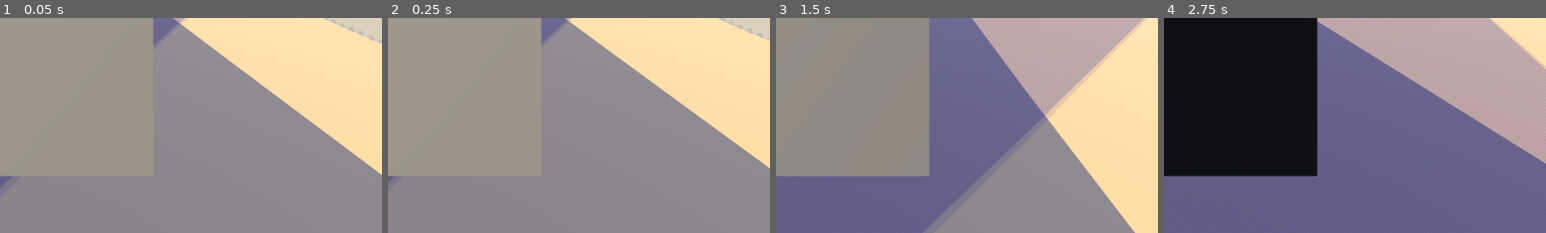
Above: before the commit, frames 1-4 (left to right).
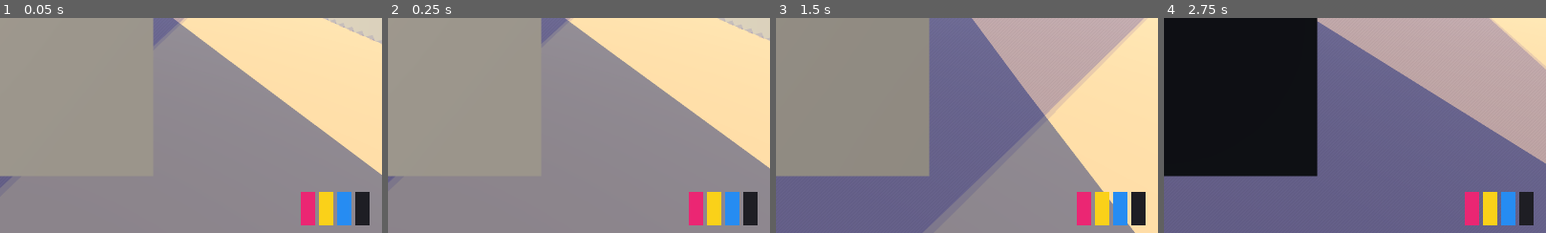
Above: after the commit, the same moments.

Repository: negoatapp-cyber/TRACE
Game: Godot game, scene res://scenes/lauriers.tscn
Same seed, same stepped clock (60 frames per second), same inputs: the game is played once before the commit and once after it.
Inputs (mouse positions are % of the whole screen's width and height, from its top left):
- Up to frame 1 (0.05 s): no input
- Up to frame 2 (0.25 s): no input
- Up to frame 3 (1.5 s): tap Enter at 0.5 s; move the mouse to (55, 50) at 0.52 s; hold G (graff) 0.53-1.28 s; hold W (move_forward) from 0.53 s (still down); click (55, 50) at 0.67 s; tap Space (jump) at 0.77 s; tap C (graff_color) at 0.8, 1.35 s; move the mouse to (45, 50) at 1.27 s
- Up to frame 4 (2.75 s): keep holding W (move_forward); tap Space (jump) at 1.52 s; tap Shift (push) at 1.55 s; move the mouse to (52, 48) at 2.02 s; hold Shift (push) from 2.03 s (still down); tap F (fouiller, bound only after the commit) at 2.3 s
The pictures show only the part of the screen within x 50-100%, y 49-99%; the shares and areas given below are measured in that part.

The runs differ from the first frame. In frame 1, 2.3% of the frame differs, in the area x 78-97%, y 80-97%; in frame 2, 2.3%; in frame 3, 2.3%; in frame 4, 2.3%.

Commit message:
J1 : Loums goofy sur la planche, poussée au pied, planche portée ; bombes à réserve, conteneur ; lettrage LOUMS en couches
- Pieds posés sur la planche par cinématique inverse (TwoBoneIK3D), profil goofy,
  poussée en coups de pied successifs, inclinaison dans les virages.
- À pied, la planche est portée à la main droite.
- Quatre bombes à réserve ; recharge au conteneur derrière la grande barre (F).
- Lettrage LOUMS selon les règles de Louma : tag ; flop = fond/contour/surcontour ;
  pièce = fond/contour/lights/surcontour + signature. Images en local seulement.

Co-Authored-By: Claude Opus 5.5 <noreply@anthropic.com>
Claude-Session: https://claude.ai/code/session_014E2dCjxvrNHpEzHYuDe4HQ

Diff:
--- a/scripts/graffiti.gd
+++ b/scripts/graffiti.gd
@@ -1,16 +1,29 @@
 extends Node3D
 ## Le graffiti. À pied, face à un mur, on maintient G :
 ##   0,8 s = un tag · 3 s = un flop · 7 s = une pièce. Plus c'est long, plus c'est gros — et plus on s'expose.
-## C change de couleur. Les murs gardent leurs graffitis d'une partie à l'autre.
+## C change de bombe (quatre à la ceinture, une couleur chacune). Chaque bombe se vide :
+## un tag prend peu, une pièce beaucoup. Pour en avoir d'autres, il faut aller au
+## conteneur derrière la grande barre et fouiller (F). Les murs et les bombes sont sauvegardés.
 ## (Le temps passé immobile face au mur servira plus tard au risque d'être vu.)
 
 const SAUVEGARDE := "user://graffitis.json"
+## Le vrai lettrage de Loums, tiré des photos de Louma (gardé en local, hors du dépôt public).
+## S'il manque, on retombe sur une police simple.
+const LETTRAGE := "res://assets/graffitis/"
+const LARGEUR := {"tag": 0.75, "flop": 2.0, "piece": 3.6}   ## largeur sur le mur (m)
 const PORTEE := 2.2
 const PALIERS := [["tag", 0.8], ["flop", 3.0], ["piece", 7.0]]
 const COULEURS := [Color(0.92, 0.15, 0.45), Color(0.12, 0.12, 0.14), Color(0.95, 0.95, 0.92), Color(0.15, 0.55, 0.95), Color(0.98, 0.82, 0.10), Color(0.25, 0.75, 0.35), Color(0.80, 0.15, 0.15), Color(0.55, 0.30, 0.80)]
 
 @export var blaze := "LOUMS"
 
+## Ce que coûte chaque taille, en part d'une bombe pleine.
+const COUT := {"tag": 0.06, "flop": 0.25, "piece": 0.6}
+const PORTEE_CONTENEUR := 3.5
+
+var ceinture := [0, 4, 3, 1]        ## couleurs des quatre bombes (indices dans COULEURS)
+var reserve := [1.0, 1.0, 1.0, 1.0]  ## peinture restante dans chaque bombe (0 → 1)
+var bombe := 0                       ## bombe en main
 var couleur := 0
 var tenue := 0.0
 var poses: Array = []       # tout ce qui est sur les murs (sauvegardé)
@@ -21,6 +34,8 @@
 var _barre: ProgressBar
 var _pastille: ColorRect
 var _cible := {}
+var _jauges: HBoxContainer
+var _textures := {}
 
 
 func _ready() -> void:
@@ -33,12 +48,20 @@
 	if _joueur == null:
 		return
 	if Input.is_action_just_pressed("graff_color"):
-		couleur = (couleur + 1) % COULEURS.size()
-		_pastille.color = COULEURS[couleur]
+		bombe = (bombe + 1) % ceinture.size()
+	couleur = ceinture[bombe]
+	_pastille.color = COULEURS[couleur]
+	if Input.is_action_just_pressed("fouiller") and _conteneur_proche():
+		_fouiller()
 	_cible = _mur_devant()
 	var peut := not _cible.is_empty() and _joueur.mode == Player.Mode.WALK and _joueur.is_on_floor()
-	if peut and Input.is_action_pressed("graff"):
+	if peut and Input.is_action_pressed("graff") and reserve[bombe] >= COUT["tag"]:
 		tenue += delta
+		# On ne peut pas dépasser ce que la bombe contient encore.
+		for e in PALIERS:
+			if reserve[bombe] < COUT[e[0]]:
+				tenue = minf(tenue, e[1] - 0.01)
+				break
 		if tenue >= PALIERS[2][1] + 0.4:
 			_poser()
 	elif tenue > 0.0:
@@ -80,6 +103,7 @@
 	n.y = 0.0
 	n = n.normalized()
 	var p: Vector3 = _cible.position
+	reserve[bombe] = maxf(0.0, reserve[bombe] - COUT[type])
 	var g := {
 		"t": type, "c": couleur, "b": blaze,
 		"x": p.x, "y": _joueur.global_position.y, "z": p.z,
@@ -90,9 +114,73 @@
 	_sauver()
 
 
+func _texture(nom: String) -> Texture2D:
+	if not _textures.has(nom):
+		var chemin := ProjectSettings.globalize_path(LETTRAGE + nom + ".png")
+		var tex: Texture2D = null
+		if FileAccess.file_exists(chemin):
+			var img := Image.load_from_file(chemin)
+			if img:
+				img.generate_mipmaps()
+				tex = ImageTexture.create_from_image(img)
+		_textures[nom] = tex
+	return _textures[nom]
+
+
+func _calque(tex: Texture2D, largeur: float, teinte: Color, ordre: int) -> Sprite3D:
+	var sp := Sprite3D.new()
+	sp.texture = tex
+	sp.pixel_size = largeur / tex.get_width()
+	sp.modulate = teinte
+	sp.shaded = false
+	sp.double_sided = false
+	sp.texture_filter = BaseMaterial3D.TEXTURE_FILTER_LINEAR_WITH_MIPMAPS
+	sp.render_priority = ordre
+	sp.position = Vector3(0, 0, ordre * 0.0015)
+	sp.cast_shadow = GeometryInstance3D.SHADOW_CASTING_SETTING_OFF
+	return sp
+
+
+## Le graffiti dans le style du jeu : les formes des lettres de Loums (tirées de ses photos),
+## rendues en aplats avec un trait d'encre. Les couleurs viennent des bombes.
+const ENCRE := Color(0.10, 0.07, 0.12)
+func _dessiner_lettrage(g: Dictionary) -> Node3D:
+	var c: Color = COULEURS[int(g.c) % COULEURS.size()]
+	var autre: Color = COULEURS[(int(g.c) + 3) % COULEURS.size()]
+	var couches := []
+	# Règle du graffiti : fond, contour (sombre ou clair selon le fond), lights, surcontour.
+	var contour := ENCRE if c.get_luminance() > 0.35 else Color(0.97, 0.96, 0.92)
+	match g.t:
+		"tag":
+			couches = [["tag", c]]
+		"flop":
+			couches = [["flop_surcontour", autre], ["flop_contour", contour], ["flop_fond", c], ["flop_encre", ENCRE]]
+		"piece":
+			couches = [["piece_surcontour", autre], ["piece_contour", contour], ["piece_fond", c], ["piece_lights", Color(1, 0.99, 0.95)],
+				["piece_encre", ENCRE], ["piece_signature", contour]]
+	var racine := Node3D.new()
+	var k := 0
+	for couche in couches:
+		var t := _texture(couche[0])
+		if t == null:
+			racine.free()
+			return null
+		racine.add_child(_calque(t, LARGEUR[g.t], couche[1], k))
+		k += 1
+	return racine
+
+
 func _dessiner(g: Dictionary) -> void:
 	var n := Vector3(g.nx, 0, g.nz)
 	var c: Color = COULEURS[int(g.c) % COULEURS.size()]
+	var vrai := _dessiner_lettrage(g)
+	if vrai:
+		var h: float = {"tag": 1.45, "flop": 1.5, "piece": 1.8}[g.t]
+		vrai.transform = Transform3D(Basis.looking_at(-n, Vector3.UP).rotated(n, float(g.a)), Vector3(g.x, float(g.y) + h, g.z) + n * 0.035)
+		vrai.name = "Graff_" + str(g.t)
+		add_child(vrai, true)
+		compte[g.t] = int(compte.get(g.t, 0)) + 1
+		return
 	var haut := 1.25
 	var l := Label3D.new()
 	l.text = str(g.b)
@@ -136,16 +224,41 @@
 	compte[g.t] = int(compte.get(g.t, 0)) + 1
 
 
+func _conteneur_proche() -> Node3D:
+	for c in get_tree().get_nodes_in_group("conteneur"):
+		var n := c as Node3D
+		var local := n.to_local(_joueur.global_position)
+		if absf(local.x) < 1.22 + PORTEE_CONTENEUR * 0.5 and absf(local.z) < 3.03 + PORTEE_CONTENEUR * 0.5:
+			return n
+	return null
+
+
+## Au conteneur : quatre bombes pleines, de nouvelles couleurs.
+func _fouiller() -> void:
+	var depart: int = (int(ceinture[0]) + 1) % COULEURS.size()
+	for i in ceinture.size():
+		ceinture[i] = (depart + i * 2) % COULEURS.size()
+		reserve[i] = 1.0
+	_joueur.skate.last_event = "Quatre bombes pleines"
+	_sauver()
+
+
 func _sauver() -> void:
 	var f := FileAccess.open(SAUVEGARDE, FileAccess.WRITE)
 	if f:
-		f.store_string(JSON.stringify(poses))
+		f.store_string(JSON.stringify({"murs": poses, "ceinture": ceinture, "reserve": reserve}))
 
 
 func _charger() -> void:
 	if not FileAccess.file_exists(SAUVEGARDE):
 		return
 	var data = JSON.parse_string(FileAccess.get_file_as_string(SAUVEGARDE))
+	if data is Dictionary:
+		if data.get("ceinture") is Array and data.ceinture.size() == 4:
+			ceinture = data.ceinture.map(func(v): return int(v))
+		if data.get("reserve") is Array and data.reserve.size() == 4:
+			reserve = data.reserve.map(func(v): return float(v))
+		data = data.get("murs", [])
 	if data is Array:
 		for g in data:
 			if g is Dictionary and g.has("t") and g.has("nx"):
@@ -176,9 +289,33 @@
 	_pastille.color = COULEURS[couleur]
 	_pastille.custom_minimum_size = Vector2(340, 6)
 	boite.add_child(_pastille)
+	# Les quatre bombes de la ceinture, en bas à droite.
+	_jauges = HBoxContainer.new()
+	_jauges.set_anchors_preset(Control.PRESET_BOTTOM_RIGHT)
+	_jauges.position = Vector2(-170, -96)
+	_jauges.add_theme_constant_override("separation", 8)
+	couche.add_child(_jauges)
+	for i in 4:
+		var fond := ColorRect.new()
+		fond.color = Color(0, 0, 0, 0.5)
+		fond.custom_minimum_size = Vector2(30, 70)
+		var plein := ColorRect.new()
+		plein.anchor_left = 0.0
+		plein.anchor_right = 1.0
+		plein.anchor_top = 1.0
+		plein.anchor_bottom = 1.0
+		fond.add_child(plein)
+		_jauges.add_child(fond)
 
 
 func _afficher(peut: bool) -> void:
+	for i in _jauges.get_child_count():
+		var fond := _jauges.get_child(i) as ColorRect
+		var plein := fond.get_child(0) as ColorRect
+		plein.color = COULEURS[ceinture[i]]
+		plein.offset_top = -70.0 * reserve[i]
+		plein.offset_bottom = 0.0
+		fond.color = Color(1, 1, 1, 0.55) if i == bombe else Color(0, 0, 0, 0.5)
 	_barre.visible = tenue > 0.0
 	_pastille.visible = peut
 	_barre.value = tenue
@@ -186,7 +323,11 @@
 		var p := _palier()
 		var noms := {"": "…", "tag": "TAG", "flop": "FLOP", "piece": "PIÈCE"}
 		_texte.text = "%s   (relâche pour poser)" % noms[p]
+	elif _conteneur_proche():
+		_texte.text = "F : fouiller le conteneur"
+	elif peut and reserve[bombe] < COUT["tag"]:
+		_texte.text = "Bombe vide   ·   C : changer   ·   conteneur derrière la grande barre"
 	elif peut:
-		_texte.text = "G : graffiti   ·   C : couleur   ·   %d tags, %d flops, %d pièces" % [compte.tag, compte.flop, compte.piece]
+		_texte.text = "G : graffiti   ·   C : bombe   ·   %d tags, %d flops, %d pièces" % [compte.tag, compte.flop, compte.piece]
 	else:
 		_texte.text = ""
--- a/scripts/input_setup.gd
+++ b/scripts/input_setup.gd
@@ -14,6 +14,7 @@
 ##   L      grind (maintenir)    bouton épaule droite
 ##   G      graffiti (maintenir) bouton épaule gauche
 ##   C      changer de couleur   croix haut
+##   F      fouiller (conteneur) croix bas
 ##   R      revenir au départ    Select
 ##   B      rendu BD / d'origine —
 ##   Échap  libérer la souris
@@ -50,6 +51,8 @@
 	_button("graff", JOY_BUTTON_LEFT_SHOULDER)
 	_key("graff_color", KEY_C)
 	_button("graff_color", JOY_BUTTON_DPAD_UP)
+	_key("fouiller", KEY_F)
+	_button("fouiller", JOY_BUTTON_DPAD_DOWN)
 	_key("reset", KEY_R)
 	_button("reset", JOY_BUTTON_BACK)
 	_key("style_bd", KEY_B)
--- a/scripts/personnage.gd
+++ b/scripts/personnage.gd
@@ -9,10 +9,24 @@
 const FICHIER := "res://assets/personnages/loums.glb"
 const TAILLE := 1.75   ## hauteur voulue du personnage (m)
 
+## Loums est goofy : pied droit devant. Sur la planche, il regarde vers sa gauche
+## (le côté gauche de la direction de roulage) ; son épaule droite ouvre la route.
+@export var goofy := true
+## Où vont les pieds sur la planche (repère de la planche : -Z = nose). Hauteur = cheville.
+const PIED_AVANT := Vector3(0.0, 0.11, -0.16)
+const PIED_ARRIERE := Vector3(0.0, 0.11, 0.20)
+const CHEVILLE := 0.10     ## hauteur de la cheville au-dessus de la semelle (m)
+
 var modele: Node3D
 var anim: AnimationPlayer
 var _clips := {}       ## "attente" / "marche" / "course" / "saut" -> nom réel de l'animation
 var _joueur: Player
+var squelette: Skeleton3D
+var ik: TwoBoneIK3D
+var cible_avant: Marker3D      ## pied avant (droit si goofy)
+var cible_arriere: Marker3D    ## pied arrière : c'est lui qui pousse
+var _poids := 0.0              ## 0 = à pied, 1 = sur la planche
+var _main_droite := -1
 
 
 func _ready() -> void:
@@ -35,6 +49,10 @@
 	anim = _trouver_animations(modele)
 	if anim:
 		_ranger_clips()
+	var sk := modele.find_children("*", "Skeleton3D", true, false)
+	if sk.size() > 0:
+		squelette = sk[0]
+		_preparer_ik()
 	for nom in ["Body", "Cap"]:
 		var n := get_parent().get_node_or_null(nom)
 		if n:
@@ -98,13 +116,68 @@
 		_clips["attente"] = _clips.get("marche", liste[0])
 
 
-func _process(_delta: float) -> void:
-	if anim == null or _joueur == null:
+## Deux jambes en cinématique inverse : les pieds vont se poser sur la planche.
+func _preparer_ik() -> void:
+	var planche := get_parent().get_node_or_null("Board") as Node3D
+	if planche == null:
+		return
+	cible_avant = Marker3D.new()
+	cible_arriere = Marker3D.new()
+	planche.add_child(cible_avant)
+	planche.add_child(cible_arriere)
+	# Les genoux pointent du côté où il regarde (sa gauche = -X de la planche si goofy).
+	var face := -1.0 if goofy else 1.0
+	var poles: Array[Marker3D] = []
+	for z in [PIED_AVANT.z, PIED_ARRIERE.z]:
+		var pole := Marker3D.new()
+		pole.position = Vector3(face * 0.9, 0.55, z * 1.6)
+		planche.add_child(pole)
+		poles.append(pole)
+	ik = TwoBoneIK3D.new()
+	ik.setting_count = 2
+	var avant := "Right" if goofy else "Left"
+	var arriere := "Left" if goofy else "Right"
+	var jambes := [[avant, cible_avant, poles[0]], [arriere, cible_arriere, poles[1]]]
+	squelette.add_child(ik)
+	for i in 2:
+		var cote: String = jambes[i][0]
+		ik.set_root_bone_name(i, "mixamorig_%sUpLeg" % cote)
+		ik.set_middle_bone_name(i, "mixamorig_%sLeg" % cote)
+		ik.set_end_bone_name(i, "mixamorig_%sFoot" % cote)
+		ik.set_target_node(i, ik.get_path_to(jambes[i][1]))
+		ik.set_pole_node(i, ik.get_path_to(jambes[i][2]))
+	ik.influence = 0.0
+	_main_droite = squelette.find_bone("mixamorig_RightHand")
+
+
+## Où est le pied arrière pendant une poussée (repère de la planche).
+## 0 → 0,25 : il quitte la planche et descend au sol, devant ;
+## 0,25 → 0,6 : il frappe le sol et glisse vers l'arrière ;
+## 0,6 → 1 : il remonte se poser sur le tail.
+func _pied_qui_pousse(t: float) -> Vector3:
+	var face := -1.0 if goofy else 1.0
+	var sol := Vector3(face * 0.16, -0.085 + CHEVILLE, 0.0)
+	var debut := sol + Vector3(0, 0, -0.05)
+	var fin := sol + Vector3(0, 0, 0.55)
+	if t < 0.25:
+		var k := t / 0.25
+		return PIED_ARRIERE.lerp(debut, k) + Vector3(0, sin(k * PI) * 0.08, 0)
+	if t < 0.6:
+		return debut.lerp(fin, (t - 0.25) / 0.35)
+	var k2 := (t - 0.6) / 0.4
+	return fin.lerp(PIED_ARRIERE, k2) + Vector3(0, sin(k2 * PI) * 0.12, 0)
+
+
+func _process(delta: float) -> void:
+	if modele == null or _joueur == null:
+		return
+	_posture(delta)
+	if anim == null:
 		return
 	var etat := "attente"
 	var v := Vector2(_joueur.velocity.x, _joueur.velocity.z).length()
 	if _joueur.mode == Player.Mode.SKATE:
-		etat = "attente"            # debout sur la planche, en attendant une vraie pose de skate
+		etat = "attente"            # le haut du corps respire ; les jambes sont tenues par l'IK
 	elif not _joueur.is_on_floor() and _clips.has("saut"):
 		etat = "saut"
 	elif v > 4.5:
@@ -120,3 +193,42 @@
 		anim.speed_scale = clampf(v / (6.2 if etat == "course" else 3.2), 0.6, 1.4)
 	else:
 		anim.speed_scale = 1.0
+
+
+## Sur la planche : de profil, pieds sur les vis, genoux fléchis, penché dans les virages.
+## À pied : la planche est portée à la main droite.
+func _posture(delta: float) -> void:
+	var skate: SkateController = _joueur.skate
+	var sur_planche: bool = _joueur.mode == Player.Mode.SKATE
+	_poids = move_toward(_poids, 1.0 if sur_planche else 0.0, delta / 0.25)
+	if ik:
+		ik.influence = _poids
+	var pousse := sur_planche and skate.push_phase >= 0.0 and not skate.in_air
+	# De profil sur la planche ; un peu plus de face quand il pousse.
+	var profil := (PI * 0.5 if goofy else -PI * 0.5) * (0.55 if pousse else 1.0)
+	rotation.y = lerp_angle(rotation.y, profil * _poids, minf(1.0, 10.0 * delta))
+	rotation.z = lerpf(rotation.z, -skate.lean * 0.18 * _poids, minf(1.0, 8.0 * delta))
+	# Monté sur la planche, un peu accroupi.
+	position.y = lerpf(0.0, 0.03, _poids)
+	if cible_avant:
+		cible_avant.position = PIED_AVANT
+		cible_arriere.position = _pied_qui_pousse(skate.push_phase) if pousse else PIED_ARRIERE
+	_porter_planche(not sur_planche)
+
+
+func _porter_planche(a_pied: bool) -> void:
+	var planche := get_parent().get_node_or_null("Board") as Node3D
+	if planche == null or squelette == null or _main_droite < 0:
+		return
+	if not a_pied:
+		return
+	planche.visible = true
+	var main: Vector3 = (squelette.global_transform * squelette.get_bone_global_pose(_main_droite)).origin
+	# Planche verticale le long de la jambe, grip contre la cuisse, tenue par le nose.
+	var vis := get_parent() as Node3D
+	var b := vis.global_basis
+	var droite := b.x.normalized()
+	var haut := b.y.normalized()
+	var avant := -b.z.normalized()
+	var base := Basis(avant, -droite, haut).orthonormalized()   # X planche, Y = normale du plateau, Z = long
+	planche.global_transform = Transform3D(base, main - haut * 0.30 + droite * 0.05)
--- a/scripts/player_controller.gd
+++ b/scripts/player_controller.gd
@@ -192,6 +192,9 @@
 ## Rotation de la planche pendant les flips (purement visuel).
 func _animate_board() -> void:
 	board.rotation = Vector3.ZERO
+	board.position = Vector3(0, 0.085, 0)
+	if mode == Mode.SKATE and not skate.in_air:
+		board.rotation.z = -skate.lean * 0.12   # la planche bascule dans le virage
 	if mode != Mode.SKATE or skate.trick_t >= 1.0:
 		return
 	match skate.trick:
--- a/scripts/quartier_reel.gd
+++ b/scripts/quartier_reel.gd
@@ -105,6 +105,7 @@
 			"W": _mur_boulevard(_pts(c[1]))
 			"T": _treillis(float(c[1]), _pts(c[2]))
 			"H": _halle(_pts(c[1])[0], float(c[2]), float(c[3]))
+			"K": _conteneur(_pts(c[1])[0], float(c[2]), c[3])
 	_horizon()
 	_limites()
 	_etiquette()
@@ -686,6 +687,33 @@
 	add_child(corps, true)
 
 
+## Un conteneur maritime de 20 pieds, rouillé, porte entrouverte. Groupe « conteneur ».
+func _conteneur(p: Vector2, angle_deg: float, nom: String) -> void:
+	var a := deg_to_rad(angle_deg)
+	var c := _boite("Conteneur", p.x, p.y, Vector3(2.44, 2.59, 6.06), Color(0.55, 0.24, 0.16), a, 0.1)
+	c.add_to_group("conteneur")
+	c.add_to_group("mur")
+	c.set_meta("nom", nom)
+	# Nervures sur les flancs, porte côté terrain vague.
+	for i in 9:
+		var z := -2.6 + i * 0.65
+		for sx in [-1.0, 1.0]:
+			var n := MeshInstance3D.new()
+			var bm := BoxMesh.new()
+			bm.size = Vector3(0.06, 2.4, 0.12)
+			n.mesh = bm
+			n.material_override = _mat(Color(0.47, 0.20, 0.13))
+			n.position = Vector3(sx * 1.24, 0, z)
+			c.add_child(n)
+	var porte := MeshInstance3D.new()
+	var pm := BoxMesh.new()
+	pm.size = Vector3(1.15, 2.4, 0.06)
+	porte.mesh = pm
+	porte.material_override = _mat(Color(0.50, 0.22, 0.15))
+	porte.transform = Transform3D(Basis(Vector3.UP, 1.1), Vector3(1.45, 0, 3.4))
+	c.add_child(porte)
+
+
 func _horizon() -> void:
 	# Collines sèches au nord-est, comme vues depuis le quartier.
 	for c in [[520.0, -620.0, 300.0], [150.0, -780.0, 340.0], [-380.0, -700.0, 300.0], [760.0, -200.0, 280.0]]:
--- a/scripts/skate_controller.gd
+++ b/scripts/skate_controller.gd
@@ -8,7 +8,8 @@
 signal trick_done(trick_name: String, clean: bool)
 
 @export_group("Roulage")
-@export var push_accel := 7.0        ## m/s² quand on pousse
+@export var push_kick := 2.2         ## m/s gagnés par poussée (un coup de pied)
+@export var push_cycle := 0.7        ## durée d'une poussée (s) : lever, frapper, revenir
 @export var max_push_speed := 8.5    ## on ne dépasse pas ça en poussant seul
 @export var max_speed := 14.0        ## plafond (pentes, kickers)
 @export var rolling_friction := 0.5  ## perte de vitesse en roue libre
@@ -34,6 +35,9 @@
 var trick_t := 0.0       ## 0 → 1 pendant un flip
 var grinding := false
 var last_event := ""     ## affiché dans le HUD
+var push_phase := -1.0   ## 0 → 1 pendant une poussée, -1 sinon (lu par l'animation)
+var lean := 0.0          ## inclinaison dans les virages, -1 → 1 (lu par l'animation)
+const PUSH_CONTACT := Vector2(0.25, 0.6)  ## part du cycle où le pied touche le sol
 
 var _rail: Rail
 var _rail_dir := 1.0
@@ -49,6 +53,8 @@
 	trick = ""
 	trick_t = 0.0
 	grinding = false
+	push_phase = -1.0
+	lean = 0.0
 
 
 func forward() -> Vector3:
@@ -70,13 +76,23 @@
 		var speed_ratio := absf(speed) / max_speed
 		heading += steer * turn_rate * delta * clampf(1.2 - speed_ratio, 0.45, 1.2)
 
-		if Input.is_action_pressed("push") or input.y < -0.5:
-			if speed < max_push_speed:
-				speed += push_accel * delta
+		# Pousser : des coups de pied, pas une accélération continue.
+		var veut_pousser := Input.is_action_pressed("push") or input.y < -0.5
+		if veut_pousser and push_phase < 0.0 and speed < max_push_speed:
+			push_phase = 0.0
+		if push_phase >= 0.0:
+			var avant := push_phase
+			push_phase += delta / push_cycle
+			var dans := clampf(push_phase, PUSH_CONTACT.x, PUSH_CONTACT.y) - clampf(avant, PUSH_CONTACT.x, PUSH_CONTACT.y)
+			if dans > 0.0 and speed < max_push_speed:
+				speed = minf(speed + push_kick * dans / (PUSH_CONTACT.y - PUSH_CONTACT.x), max_push_speed)
+			if push_phase >= 1.0:
+				push_phase = 0.0 if veut_pousser and speed < max_push_speed else -1.0
 		elif input.y > 0.5:
 			speed = move_toward(speed, 0.0, brake_decel * delta)
 		else:
 			speed = move_toward(speed, 0.0, rolling_friction * delta)
+		lean = lerpf(lean, steer * clampf(absf(speed) / 6.0, 0.0, 1.0), minf(1.0, 8.0 * delta))
 
 		# Pente : la gravité accélère ou freine le long du cap.
 		var n := p.get_floor_normal()
@@ -93,6 +109,8 @@
 			trick = "Ollie"
 			trick_t = 1.0
 	else:
+		if p.velocity.y > 1.0:
+			push_phase = -1.0   # un vrai saut interrompt la poussée ; une bosse non
 		if not in_air:
 			in_air = true  # on a roulé hors d'un rebord
 		heading += steer * turn_rate * air_turn * delta
Not shown, changed: .tools/verify_phase1.gd
Not shown, added: .tools/verify_skate_pose.gd
Not shown, changed: data/quartier_reel.txt
Not shown, added: assets/graffitis/LISEZMOI.md
Not shown, changed: docs/PLAN.md
